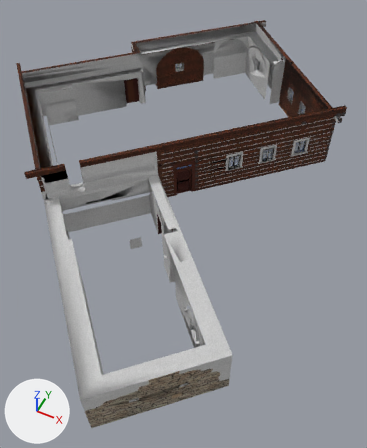
A saved change to the COLLADA model dae/steny_obvodove.dae.
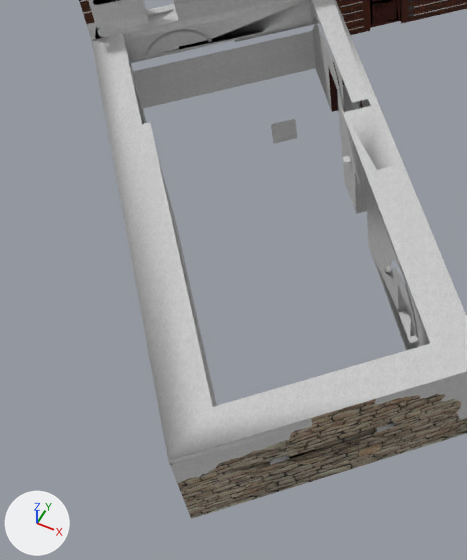
The first picture shows the older version from a 50 mm camera at (10.3, -16.5, 21.6) aimed at (1.7, 0.7, 0.1). The close-ups show both versions on the part from 0% to 61% of the width and 40% to 100% of the height of that picture; other places that the commit changed are outside them. Every picture has the same lights, and +X, +Y and +Z are marked at lower left. Where no turn or scale is listed for an object, it has been applied to the vertices. Vertices at the same position are counted once.

Objects in the first close-up: 'SketchUp', 'group_14'.
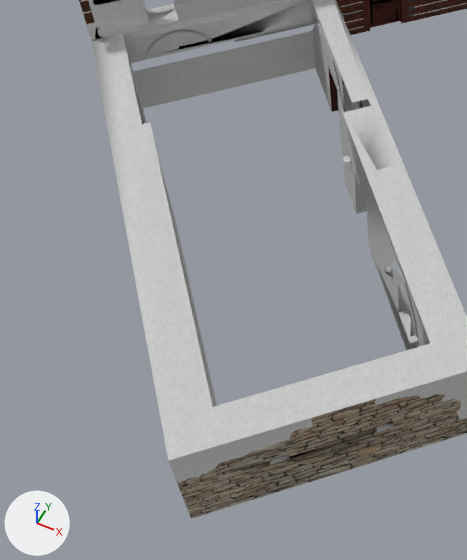
Patch to the scene script:
```diff
--- a/dae/steny_obvodove.dae.py
+++ b/dae/steny_obvodove.dae.py
@@ mat_color_m05 @@
+mat_color_m05 = principled_material('Color_M05')
+mat_color_m05.base_color = (0.168, 0.168, 0.168)  # grey #727272
+mat_color_m05.roughness = 0.9
@@ me_sketchup @@
 me_sketchup.from_pydata(...)  # 3096 vertices, 5772 faces; spans x -11.7..8.3, y -11.5..16.3, z 0.3..5.2
 # used by ob_sketchup; location = (0.0, 0.0, 0.0)
+# me_sketchup part 1: the loose piece of 7 vertices spanning x 0.6..1.0, y -3.1..-2.7, z 1.4..2.1 is deleted
 me_sketchup.materials.append(mat_cladding_stucco_white_0)
@@ me_sketchup @@
 me_sketchup.materials.append(mat_black)
+me_sketchup.materials.append(mat_color_m05)  # grey #727272
```

Pixel boxes [x1, y1, x2, y2] of what changed, in the close-ups (467 x 560 px):
part 1 of me_sketchup, deleted: before [271, 119, 297, 144]
